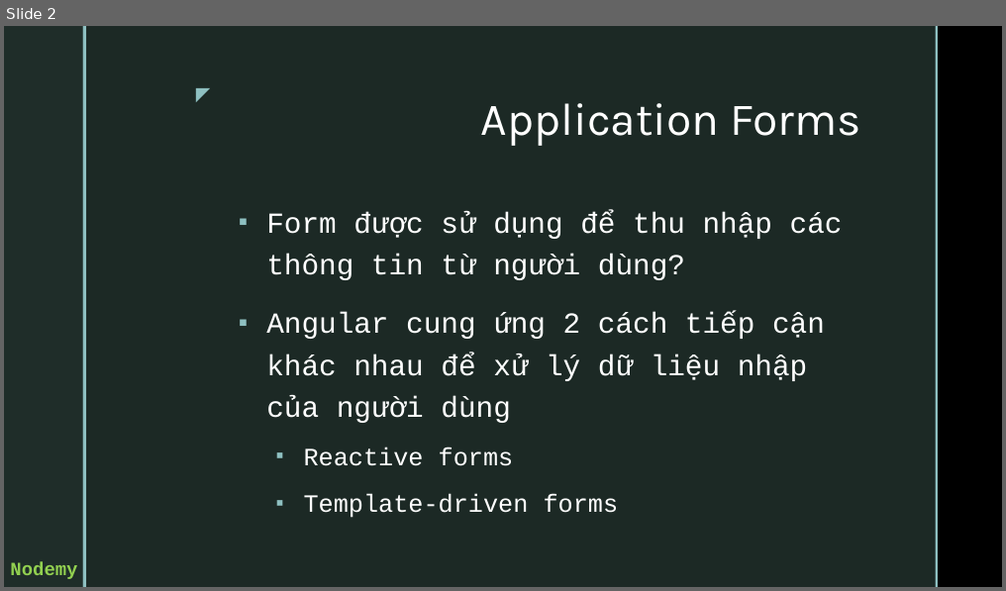
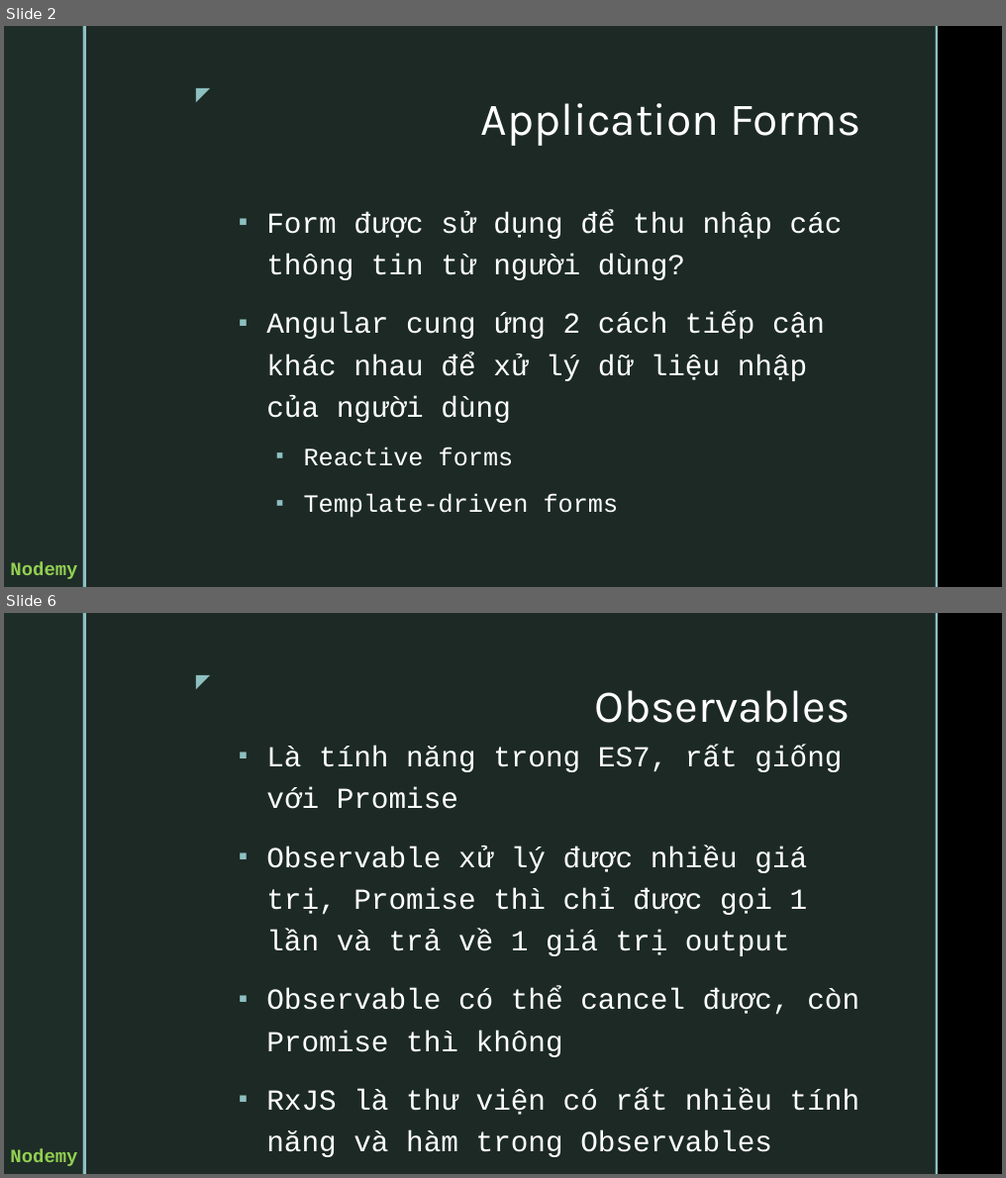
Before and after one commit to vunb/fullstack-nodejs, a slide deck: Session04/03. Forms and Server Communication.pptx. Shown one above the other, each under a label of ours: slide 2 before the commit, slides 2 and 6 after it; the slides between them are not shown. The pictures are 1006x591 and 1006x1178 pixels, drawn with LibreOffice and Linux fonts; fonts in the diff are those of the drawing; background and template pictures are left out. Boxes give left, top, right and bottom in pixels: in the first picture for what was removed or moved away, otherwise in the second. Text is boxed around its words. In the diff, an @@ line names an element or a change of style, - is before the commit and + after.

```diff
--- a/Session04/03. Forms and Server Communication.pptx
+++ b/Session04/03. Forms and Server Communication.pptx
@@ slide 6 added at bbox=[4, 613, 1002, 1174], background picture (left out); not listed: 6 template elements that a slide beside it also shows @@
@@ title added at bbox=[594, 690, 850, 723], 44 pt, text #FFFFFF @@
+Observables
@@ text added at bbox=[266, 746, 859, 1157], 28 pt, text #FFFFFF @@
+▪ Là tính năng trong ES7, rất giống với Promise
+▪ Observable xử lý được nhiều giá trị, Promise thì chỉ được gọi 1 lần và trả về 1 giá trị output
+▪ Observable có thể cancel được, còn Promise thì không
+▪ RxJS là thư viện có rất nhiều tính năng và hàm trong Observables
```
Also in this commit, not shown: 2 slides changed, 5 other slides added.
